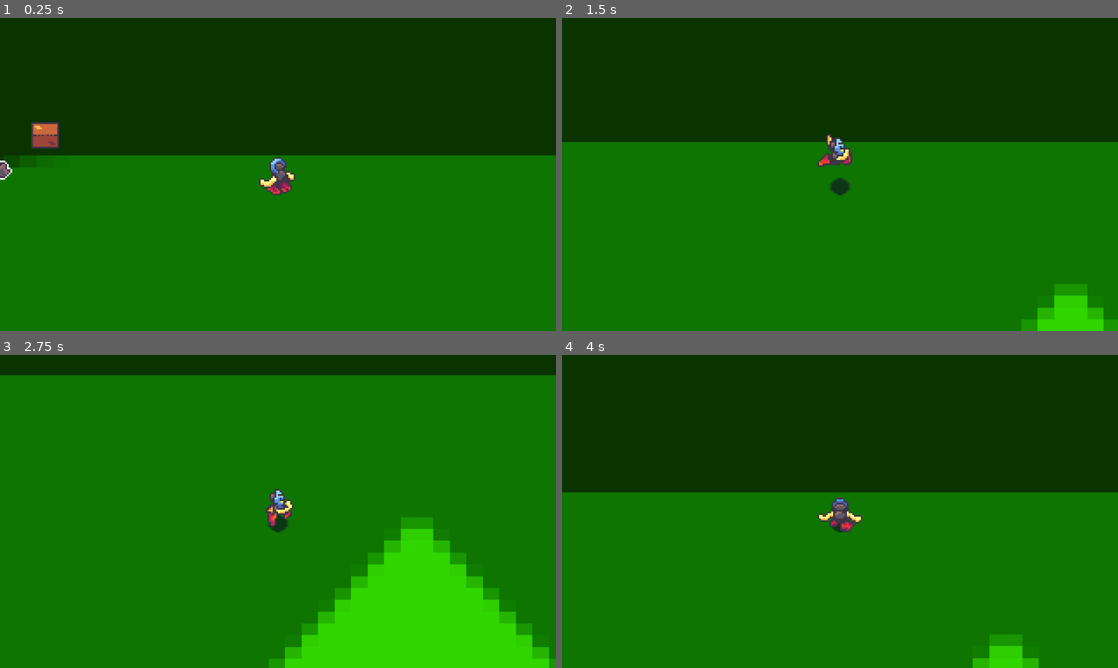
Above: before the commit, frames 1-4 (two rows, left to right).
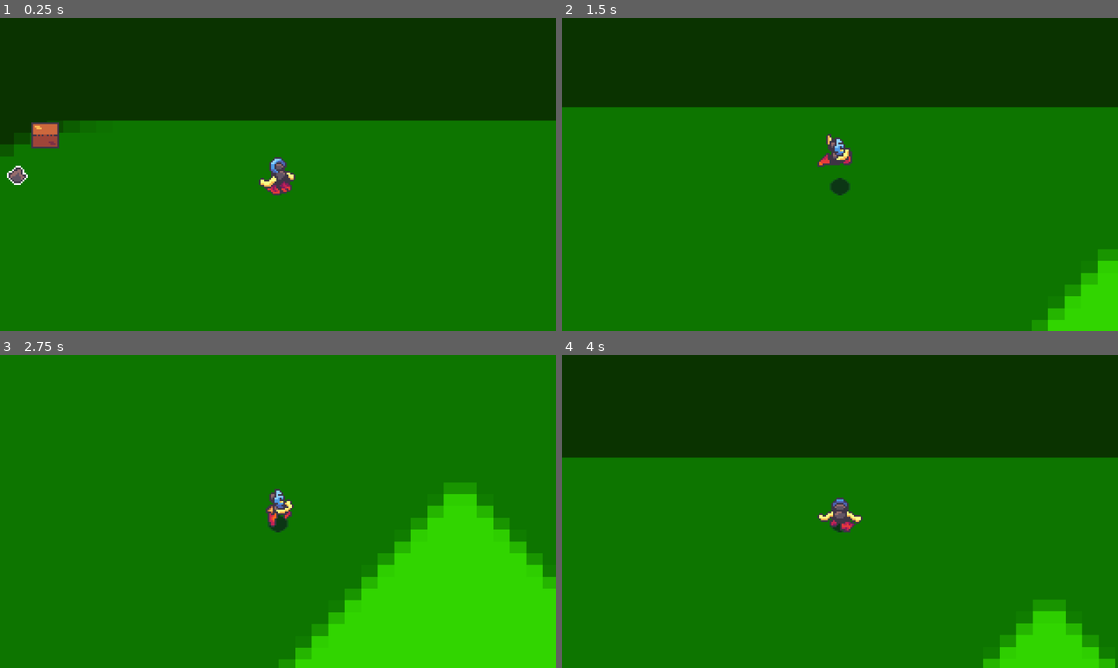
Above: after the commit, the same moments.

Repository: MesaEhren/TakuasAdventure
Game: Godot game, scene res://Maps/Test Maps/first movement test.tscn
Same seed, same stepped clock (60 frames per second), same inputs: the game is played once before the commit and once after it. The engine's default icon, where the game draws it, is replaced by a stand-in: a white triangle on a blue panel in a dark square.
Inputs:
- Up to frame 1 (0.25 s): no input
- Up to frame 2 (1.5 s): tap Enter at 0.5 s; hold Right (move_east) 0.53-1.28 s; tap Z (interact) at 0.6, 1.35 s; tap Space (jump) at 0.77 s; hold Down (move_south) from 1.28 s (still down)
- Up to frame 3 (2.75 s): tap Space (jump) at 1.52 s; release Down (move_south) at 2.03 s; hold Right (move_east) from 2.03 s (still down); tap Z (interact) at 2.1 s
- Up to frame 4 (4 s): release Right (move_east) at 2.78 s; hold Up (move_north) 2.78-3.53 s; tap Z (interact) at 2.85, 3.6 s; tap Space (jump) at 3.02, 3.77 s; hold Left (move_west) from 3.53 s (still down)

The runs differ from the first frame. In frame 1, 11% of the frame differs, in the area x 0-100%, y 32-54%; in frame 2, 13%; in frame 3, 14%, in the area x 0-100%, y 0-100%; in frame 4, 14%.

Commit message:
Animation for throwable rock. Bezier curves rule.

Diff:
--- a/takuasadventure/Entities/Object/throwable_rock.tscn
+++ b/takuasadventure/Entities/Object/throwable_rock.tscn
@@ -1,7 +1,8 @@
-[gd_scene load_steps=8 format=3 uid="uid://chnxji21h7k5r"]
+[gd_scene load_steps=9 format=3 uid="uid://chnxji21h7k5r"]
 
 [ext_resource type="Texture2D" uid="uid://b14yqn37t6yoe" path="res://Assets/Sprites/Objects/Throwables/Throwable.png" id="1_4a82s"]
 [ext_resource type="Texture2D" uid="uid://dg7jspy3enx5v" path="res://Assets/Sprites/player_shadow.png" id="1_7mehw"]
+[ext_resource type="Texture2D" uid="uid://c24bb4shndi0v" path="res://Assets/Sprites/Takua_Spritesheet.png" id="3_p230l"]
 
 [sub_resource type="CircleShape2D" id="CircleShape2D_7mehw"]
 radius = 7.0
@@ -20,6 +21,17 @@
 "update": 0,
 "values": [Vector2(0, 0)]
 }
+tracks/1/type = "bezier"
+tracks/1/imported = false
+tracks/1/enabled = true
+tracks/1/path = NodePath("Throwable:position:y")
+tracks/1/interp = 1
+tracks/1/loop_wrap = true
+tracks/1/keys = {
+"handle_modes": PackedInt32Array(0),
+"points": PackedFloat32Array(0, -0.25, 0, 0.25, 0),
+"times": PackedFloat32Array(0)
+}
 
 [sub_resource type="AnimationLibrary" id="AnimationLibrary_p230l"]
 _data = {
@@ -31,15 +43,37 @@
 length = 0.85
 tracks/0/type = "value"
 tracks/0/imported = false
-tracks/0/enabled = true
+tracks/0/enabled = false
 tracks/0/path = NodePath("Throwable:position")
-tracks/0/interp = 2
+tracks/0/interp = 1
 tracks/0/loop_wrap = true
 tracks/0/keys = {
-"times": PackedFloat32Array(0.0333333, 0.733333, 0.766667, 0.833333),
-"transitions": PackedFloat32Array(1, 1, 1, 1),
+"times": PackedFloat32Array(0, 0.2, 0.266667, 0.433333, 0.666667, 0.7, 0.8),
+"transitions": PackedFloat32Array(1, 1, 1, 1, 1, 1, 1),
 "update": 0,
-"values": [Vector2(0, -20), Vector2(0, 0), Vector2(0, -1), Vector2(0, 0)]
+"values": [Vector2(0, -25), Vector2(0, -27), Vector2(0, -27), Vector2(0, -11), Vector2(0, 0), Vector2(0, -2), Vector2(0, 0)]
+}
+tracks/1/type = "bezier"
+tracks/1/imported = false
+tracks/1/enabled = true
+tracks/1/path = NodePath("Throwable:position:x")
+tracks/1/interp = 1
+tracks/1/loop_wrap = true
+tracks/1/keys = {
+"handle_modes": PackedInt32Array(),
+"points": PackedFloat32Array(),
+"times": PackedFloat32Array()
+}
+tracks/2/type = "bezier"
+tracks/2/imported = false
+tracks/2/enabled = true
+tracks/2/path = NodePath("Throwable:position:y")
+tracks/2/interp = 1
+tracks/2/loop_wrap = true
+tracks/2/keys = {
+"handle_modes": PackedInt32Array(0, 0, 0),
+"points": PackedFloat32Array(-25, 0, 0, 0.0333333, 1, 0, -0.2, -50, 0, 0, 0, -0.133, -11, 0, 0),
+"times": PackedFloat32Array(0, 0.6, 0.833333)
 }
 
 [sub_resource type="AnimationLibrary" id="AnimationLibrary_3esps"]
@@ -49,6 +83,7 @@
 
 [node name="ThrowableRock" type="CharacterBody2D" groups=["throwable"]]
 collision_layer = 16
+collision_mask = 0
 motion_mode = 1
 
 [node name="PlayerShadow" type="Sprite2D" parent="."]
@@ -69,3 +104,11 @@
 &"": SubResource("AnimationLibrary_p230l"),
 &"ObjectAnimations": SubResource("AnimationLibrary_3esps")
 }
+
+[node name="TakuaSpritesheet" type="Sprite2D" parent="."]
+visible = false
+position = Vector2(0, -7)
+texture = ExtResource("3_p230l")
+hframes = 16
+vframes = 32
+frame = 96
--- a/takuasadventure/Entities/Player/player_body.tscn
+++ b/takuasadventure/Entities/Player/player_body.tscn
@@ -251,7 +251,7 @@
 }
 
 [sub_resource type="CircleShape2D" id="CircleShape2D_xhfv4"]
-radius = 29.2746
+radius = 57.0
 
 [node name="PlayerBody" type="CharacterBody2D"]
 collision_mask = 510
--- a/takuasadventure/Maps/Test Maps/first movement test.tscn
+++ b/takuasadventure/Maps/Test Maps/first movement test.tscn
@@ -11,7 +11,7 @@
 [node name="Icon" type="Sprite2D" parent="."]
 modulate = Color(0.192356, 0.835964, 3.85046e-07, 1)
 z_index = -1
-position = Vector2(602, 427)
+position = Vector2(627, 407)
 scale = Vector2(9.5, 6.79688)
 texture = ExtResource("1_rb6n5")
 
@@ -19,16 +19,16 @@
 position = Vector2(265, 143)
 
 [node name="ThrowableRock" parent="." instance=ExtResource("4_ejcgm")]
-position = Vector2(240, 163)
+position = Vector2(249, 166)
 
 [node name="ThrowableRock2" parent="." instance=ExtResource("4_ejcgm")]
-position = Vector2(184, 216)
+position = Vector2(215, 194)
 
 [node name="ThrowableRock3" parent="." instance=ExtResource("4_ejcgm")]
-position = Vector2(125, 163)
+position = Vector2(178, 164)
 
 [node name="ThrowableRock4" parent="." instance=ExtResource("4_ejcgm")]
-position = Vector2(184, 103)
+position = Vector2(214, 127)
 
 [node name="PlayerBody" parent="." instance=ExtResource("2_nidfw")]
 position = Vector2(399, 166)
